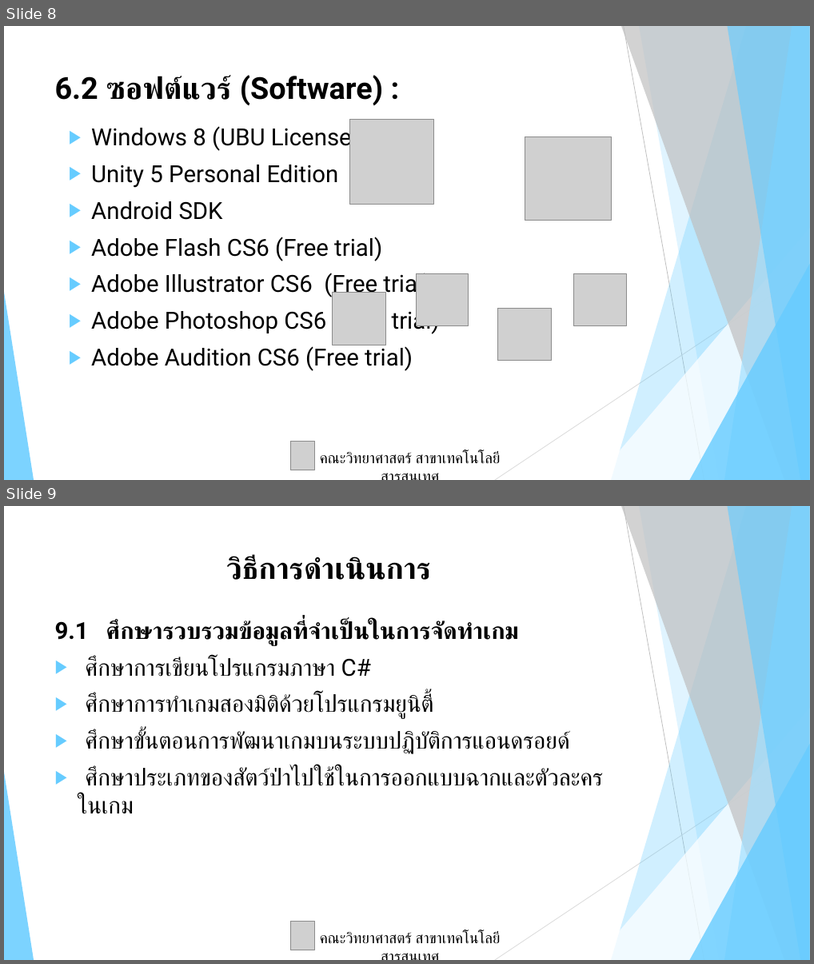
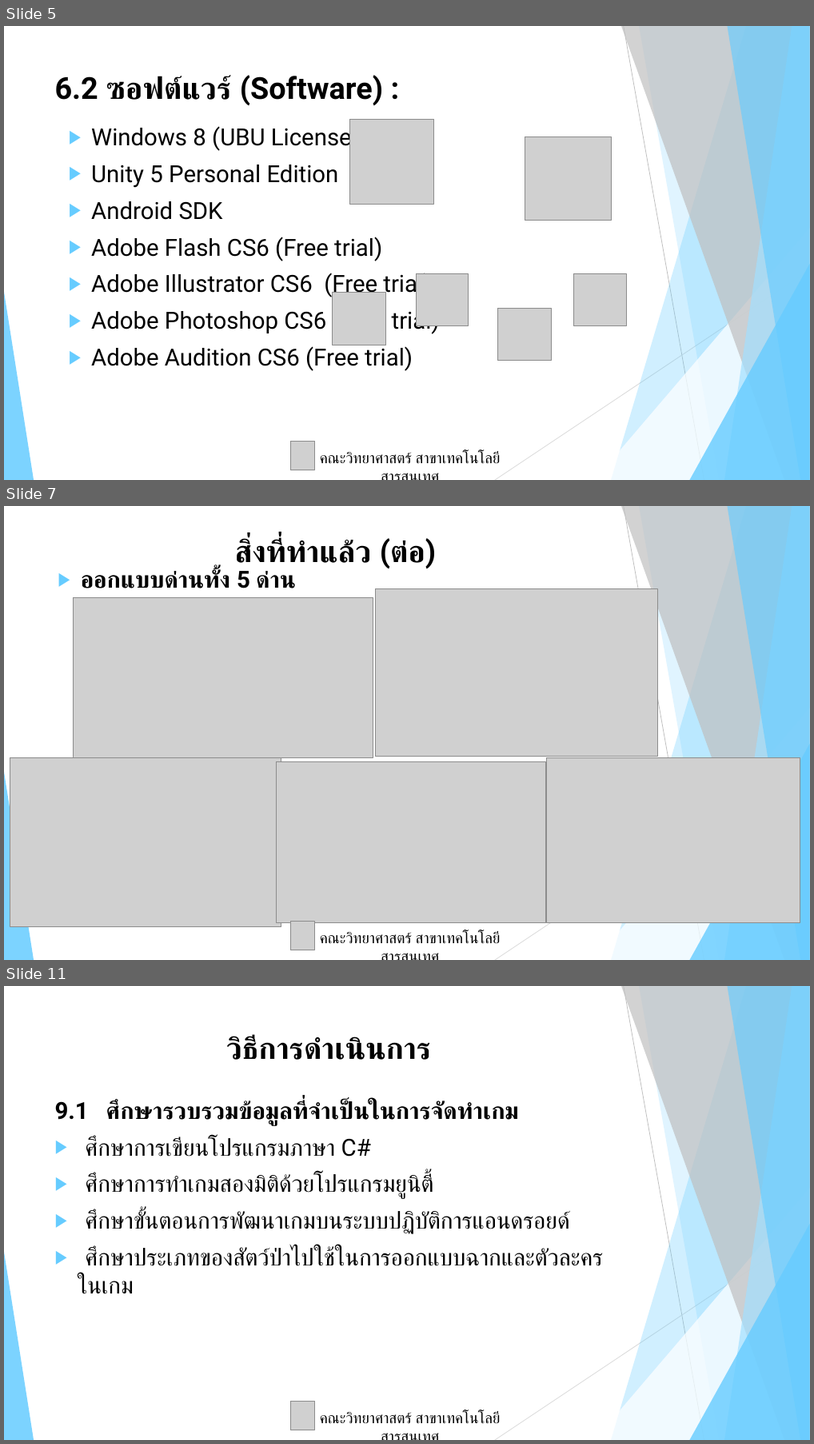
Before and after one commit to yupinpon/final_project, a slide deck: ppt/สอบความก้าวหน้ครั้งที่1.pptx. Shown one above the other, each under a label of ours: slides 8 and 9 before the commit, slides 5, 7 and 11 after it; the slides between them are not shown. The pictures are 814x964 and 814x1444 pixels, drawn with LibreOffice and Linux fonts; fonts in the diff are those of the drawing; grey boxes stand for pictures. Boxes give left, top, right and bottom in pixels: in the first picture for what was removed or moved away, otherwise in the second. Text is boxed around its words. In the diff, an @@ line names an element or a change of style, - is before the commit and + after.

```diff
--- a/ppt/สอบความก้าวหน้ครั้งที่1.pptx
+++ b/ppt/สอบความก้าวหน้ครั้งที่1.pptx
@@ slide 7 added at (x1=4, y1=506, x2=810, y2=960), background #FFFFFF; not listed: 10 template elements that a slide beside it also shows @@
@@ title added at (x1=235, y1=538, x2=436, y2=568), 36 pt, text #000000, bold @@
+สิ่งที่ทำแล้ว (ต่อ)
@@ text added at (x1=81, y1=569, x2=296, y2=588), 28 pt, text #000000, bold @@
+▶ ออกแบบด่านทั้ง 5 ด่าน
@@ picture added at (x1=73, y1=597, x2=373, y2=758) @@
@@ picture added at (x1=375, y1=589, x2=658, y2=756) @@
@@ picture added at (x1=10, y1=757, x2=282, y2=927) @@
@@ picture added at (x1=277, y1=762, x2=546, y2=922) @@
@@ picture added at (x1=547, y1=758, x2=801, y2=922) @@
@@ picture added at (x1=290, y1=921, x2=314, y2=950) @@
@@ text added at (x1=320, y1=932, x2=501, y2=943), 18 pt, text #000000 @@
+คณะวิทยาศาสตร์ สาขาเทคโนโลยีสารสนเทศ
@@ what was slide 8 is now slide 5 @@
@@ what was slide 9 is now slide 11 @@
```
Also in this commit, not shown: 3 slides changed, 2 other slides added, 1 slide removed, 1 other file.
